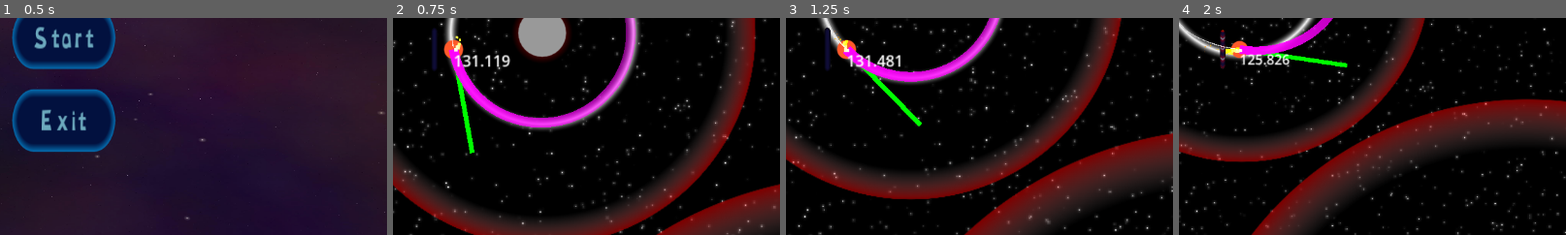
Above: before the commit, frames 1-4 (left to right).
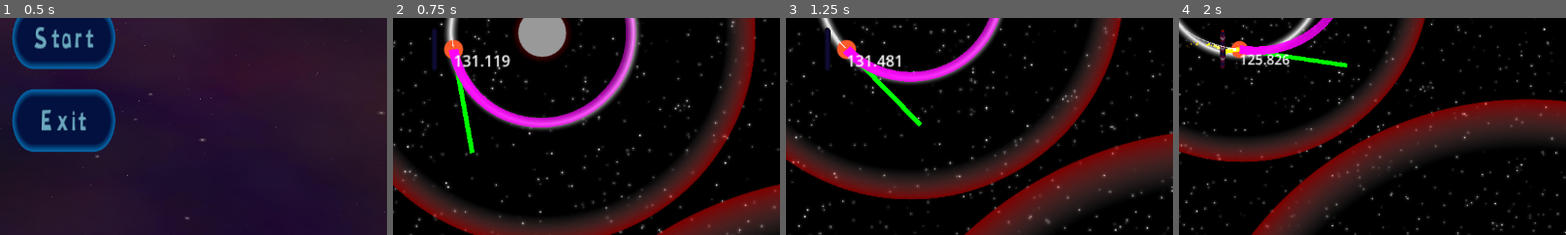
Above: after the commit, the same moments.

Repository: CrankGameDev/StuckInALoopGameJam
Game: Godot game, scene res://UI/start_screen.tscn
Same seed, same stepped clock (60 frames per second), same inputs: the game is played once before the commit and once after it.
Inputs (mouse positions are % of the whole screen's width and height, from its top left):
- Up to frame 1 (0.5 s): no input
- Up to frame 2 (0.75 s): click "Start" at 0.5 s
- Up to frame 3 (1.25 s): no input
- Up to frame 4 (2 s): tap Enter (ui_accept) at 1.25, 1.52 s; move the mouse to (72, 45) at 1.27 s; press the mouse at (72, 45) at 1.28 s; hold Right (ui_right) from 1.28 s (still down)
The pictures show only the part of the screen within x 42-92%, y 43-93%; the shares and areas given below are measured in that part.

Frame 1 is identical in both runs. In frame 2, less than 0.1% of the frame differs, in the area x 15-18%, y 8-16%; in frame 3, less than 0.1%; in frame 4, 0.2%, in the area x 2-17%, y 9-17%.

Commit message:
thrust particles

Diff:
--- a/character_body_2d.gd
+++ b/character_body_2d.gd
@@ -149,6 +149,16 @@
 		#print(point)
 		if Input.is_action_pressed("click") and fuel_component.amount > 0:
 			velocity += 50*point*delta
+			print("mag: ",velocity.length())
+			$GPUParticles2D.process_material.direction = Vector3(-point.x,-point.y,0)
+			$GPUParticles2D.emitting = true
+
+			var ranje : float = 22
+			var midpoint : float = ranje/2
+
+			$GPUParticles2D.process_material.initial_velocity_min = 86
+			$GPUParticles2D.process_material.initial_velocity_max = 108
+
 			fuel_component.amount -= delta * 5.0
 			$LineThrust.points[1] = -point*20
 			$FuelRegenTimer.stop()
@@ -156,6 +166,7 @@
 			#print("stop timer (thrust)")
 		else:
 			$LineThrust.points[1] = Vector2.ZERO
+			$GPUParticles2D.emitting = false
 
 		if refuelling:
 			fuel_component.amount += delta * 5.0
